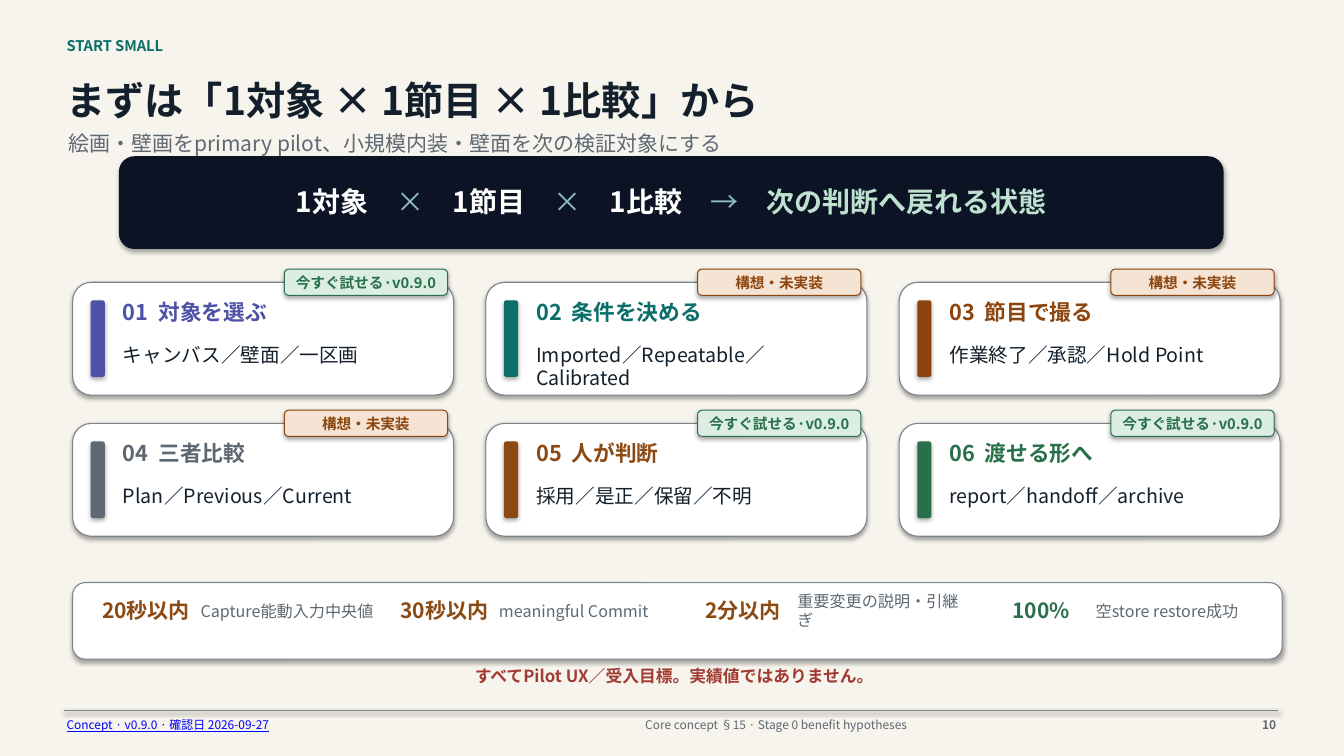
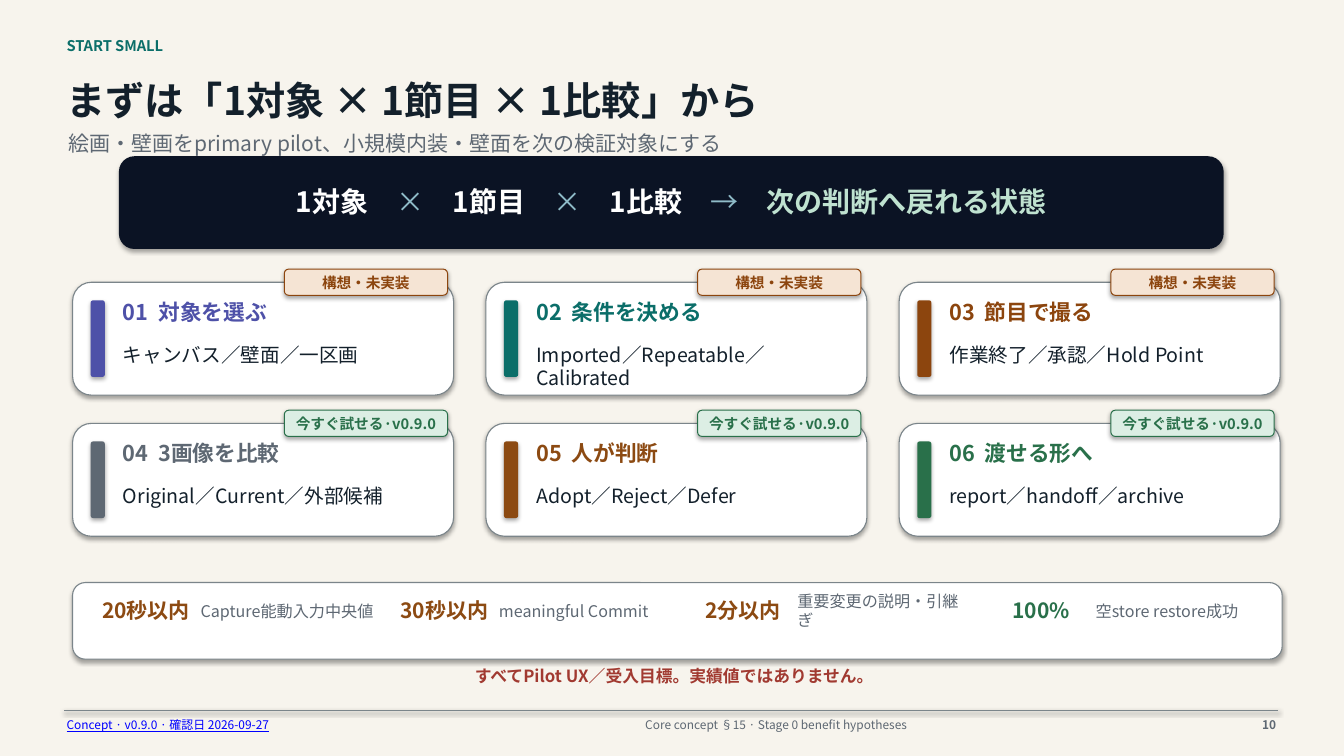
Before and after one commit to howlrs/synapsegit, a slide deck: slide 10 of docs/presentations/synapsegit_user_scenarios_ja.pptx. Drawn at 1344x756 pixels with LibreOffice and Linux fonts; fonts in the diff are those of the drawing. Boxes give left, top, right and bottom in pixels: in the first picture for what was removed or moved away, otherwise in the second. Text is boxed around its words. In the diff, an @@ line names an element or a change of style, - is before the commit and + after.

```diff
--- a/docs/presentations/synapsegit_user_scenarios_ja.pptx
+++ b/docs/presentations/synapsegit_user_scenarios_ja.pptx
@@ rounded rectangle "構想・未実装" at box(284, 269, 448, 295): fill #DCEEE4 to #F5E4D4; outline #29704A 0.7 pt to #8C450E 0.7 pt @@
@@ text in rounded rectangle at box(322, 275, 410, 290): text changed; text colour #29704A to #8C450E @@
-今すぐ試せる·v0.9.0
+構想・未実装
@@ rounded rectangle "今すぐ試せる·v0.9.0" at box(284, 410, 448, 437): fill #F5E4D4 to #DCEEE4; outline #8C450E 0.7 pt to #29704A 0.7 pt @@
@@ text in rounded rectangle at box(296, 416, 436, 431): text changed; text colour #8C450E to #29704A @@
-構想・未実装
+今すぐ試せる·v0.9.0
@@ text at box(123, 442, 279, 463): text changed @@
-04 三者比較
+04 3画像を比較
@@ text at box(123, 486, 383, 508): text changed @@
-Plan／Previous／Current
+Original／Current／外部候補
@@ text at box(536, 486, 736, 508): text changed @@
-採用／是正／保留／不明
+Adopt／Reject／Defer
```
Also in this commit, not shown: 1 other slide changed, 2 other files.
